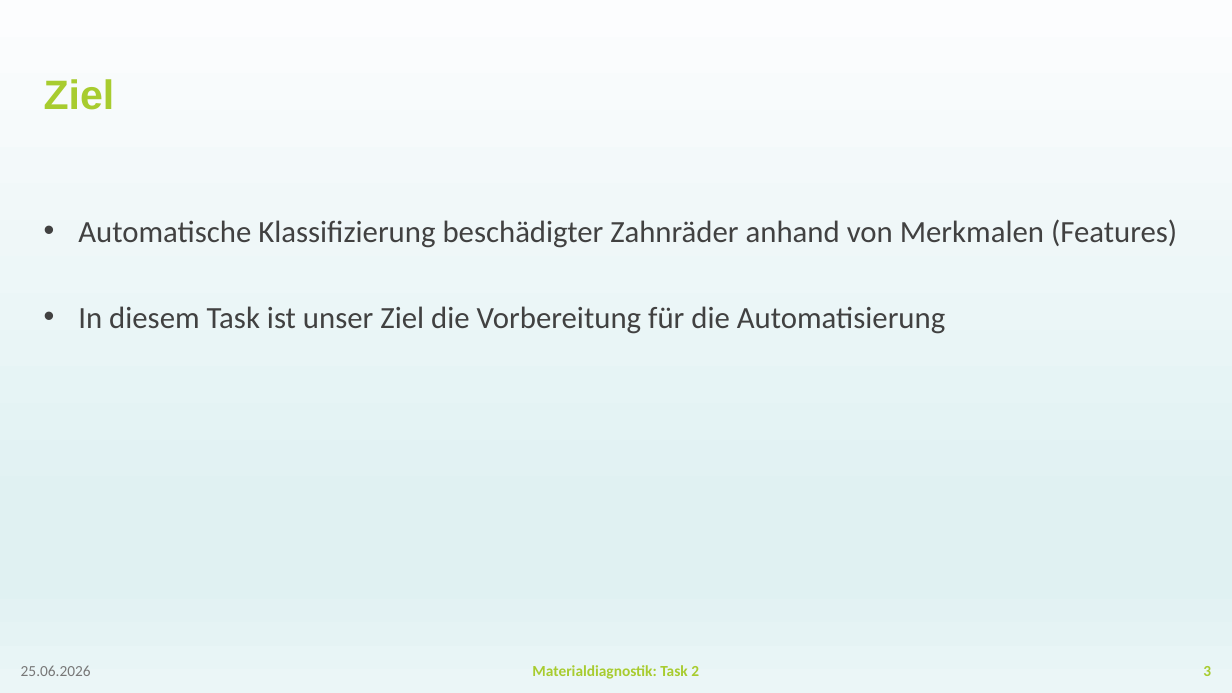
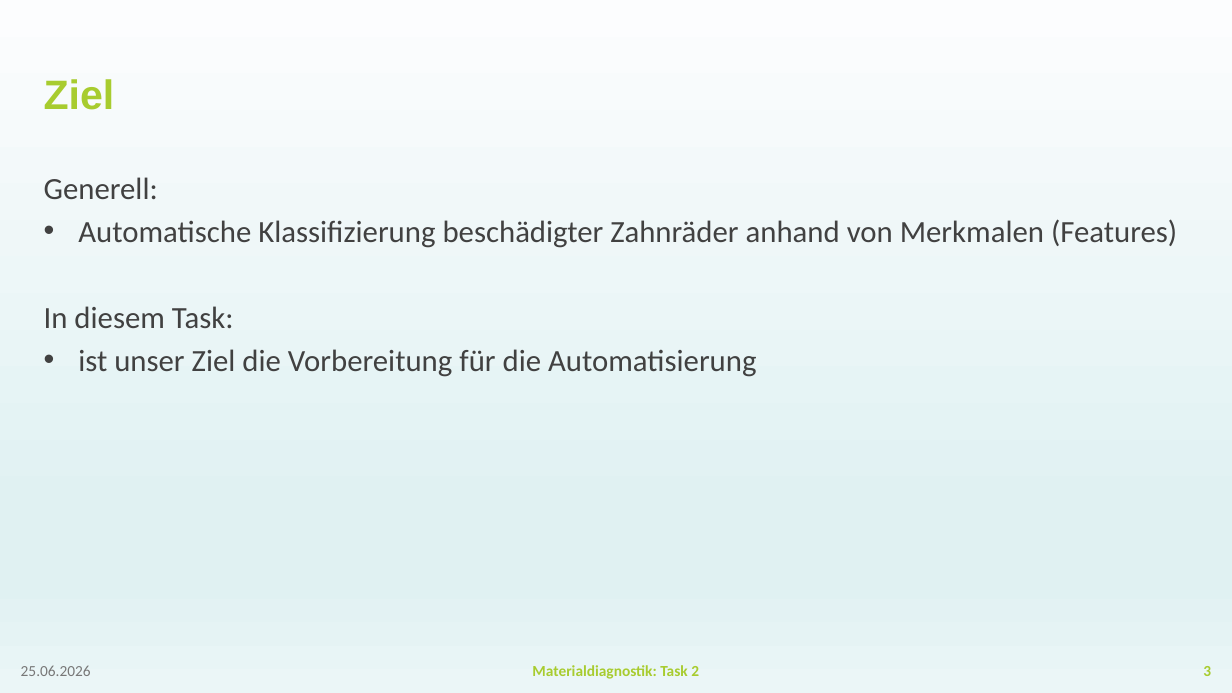
Before and after one commit to BGielczynski/AI_diagnostics, a slide deck: slide 3 of Task_2/Task2Powerpoint.pptx. Drawn at 1232x693 pixels with LibreOffice and Linux fonts; fonts in the diff are those of the drawing; background and template pictures are left out. Boxes give left, top, right and bottom in pixels: in the first picture for what was removed or moved away, otherwise in the second. Text is boxed around its words. In the diff, an @@ line names an element or a change of style, - is before the commit and + after.

```diff
--- a/Task_2/Task2Powerpoint.pptx
+++ b/Task_2/Task2Powerpoint.pptx
@@ text at [44, 177, 158, 199]: paragraph added @@
+Generell:
@@ text at [44, 306, 756, 377]: text changed @@
-• In diesem Task ist unser Ziel die Vorbereitung für die Automatisierung
+In diesem Task:
+• ist unser Ziel die Vorbereitung für die Automatisierung
```
Also in this commit, not shown: 1 other slide changed.
